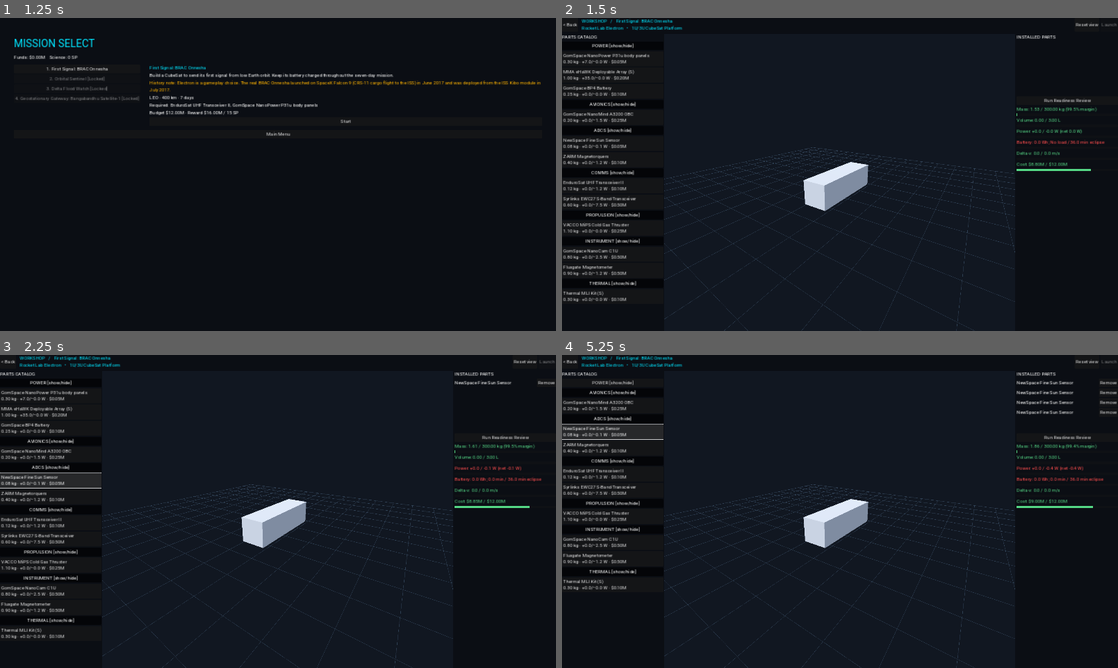
Above: before the commit, frames 1-4 (two rows, left to right).
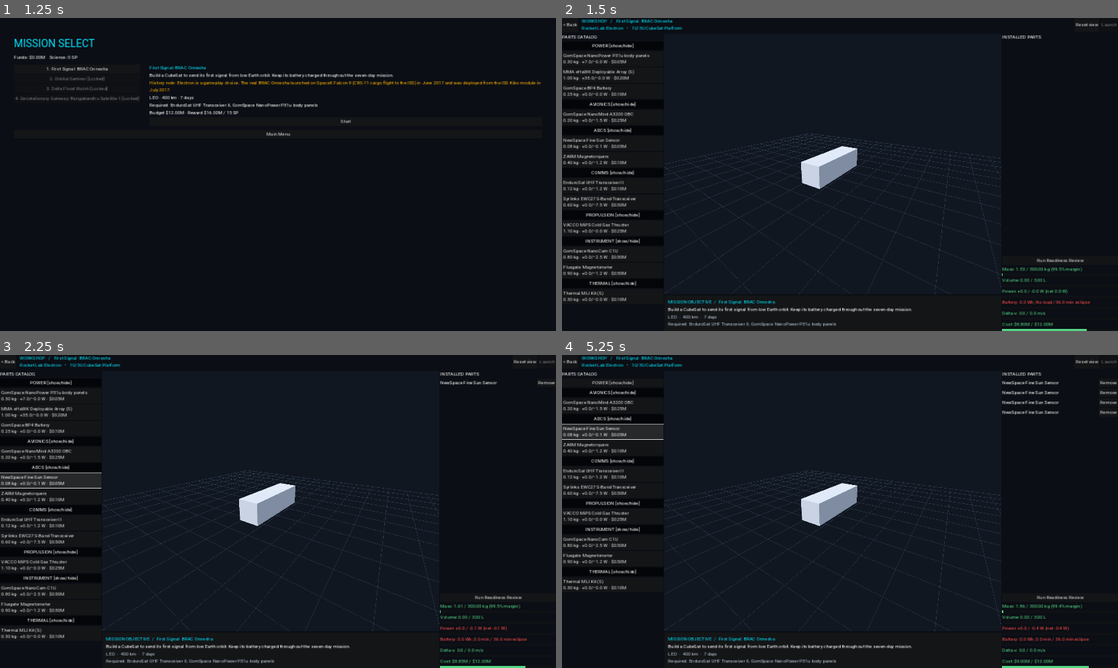
Above: after the commit, the same moments.

Repository: jahinhossain8573/spacebound
Game: Godot game, scene res://scenes/MainMenu.tscn
Two runs of this game, one before a commit and one after it. Both use one fixed random seed, a clock stepped at 60 frames per second and the inputs below.
Inputs:
- Up to frame 1 (1.25 s): click "New Campaign" at 0.5 s
- Up to frame 2 (1.5 s): click "Start" at 1.25 s
- Up to frame 3 (2.25 s): click "NewSpace Fine Sun Sensor 0.08…" at 2 s
- Up to frame 4 (5.25 s): click "NewSpace Fine Sun Sensor 0.08…" at 2.75 s; click "POWER [show/hide]" at 3.5 s; click "NewSpace Fine Sun Sensor 0.08…" at 4.25 s; click "NewSpace Fine Sun Sensor 0.08…" at 5 s

Frame 1 is identical in both runs. In frame 2, 5.8% of the frame differs, in the area x 18-98%, y 5-100%; in frame 3, 5.9%; in frame 4, 6.2%.

Commit message:
Improve workshop layout and mission objectives

Diff:
--- a/scripts/Workshop.gd
+++ b/scripts/Workshop.gd
@@ -89,30 +89,61 @@
 	_category_container = VBoxContainer.new()
 	_category_container.size_flags_horizontal = Control.SIZE_EXPAND_FILL
 	part_scroll.add_child(_category_container)
+	var center := VBoxContainer.new()
+	center.size_flags_horizontal = Control.SIZE_EXPAND_FILL
+	center.size_flags_vertical = Control.SIZE_EXPAND_FILL
+	columns.add_child(center)
 	_viewport_container = SubViewportContainer.new()
 	_viewport_container.stretch = true
 	_viewport_container.size_flags_horizontal = Control.SIZE_EXPAND_FILL
 	_viewport_container.size_flags_vertical = Control.SIZE_EXPAND_FILL
 	_viewport_container.focus_mode = Control.FOCUS_ALL
 	_viewport_container.gui_input.connect(_viewport_input)
-	columns.add_child(_viewport_container)
+	center.add_child(_viewport_container)
 	var viewport := SubViewport.new()
 	viewport.name = "SpacecraftViewport"
 	viewport.own_world_3d = true
 	viewport.render_target_update_mode = SubViewport.UPDATE_ALWAYS
 	_viewport_container.add_child(viewport)
+	var objective_panel := PanelContainer.new()
+	objective_panel.name = "MissionObjectivePanel"
+	center.add_child(objective_panel)
+	var objective_margin := MarginContainer.new()
+	for edge in ["margin_left", "margin_right", "margin_top", "margin_bottom"]:
+		objective_margin.add_theme_constant_override(edge, 12)
+	objective_panel.add_child(objective_margin)
+	var objective_content := VBoxContainer.new()
+	objective_margin.add_child(objective_content)
+	var objective_title := Label.new()
+	objective_title.text = "MISSION OBJECTIVE  /  " + str(mission.title)
+	objective_title.add_theme_color_override("font_color", Color("00e5ff"))
+	objective_content.add_child(objective_title)
+	var objective_brief := Label.new()
+	objective_brief.text = str(mission.get("briefing", ""))
+	objective_brief.autowrap_mode = TextServer.AUTOWRAP_WORD_SMART
+	objective_content.add_child(objective_brief)
+	var required_names: Array[String] = []
+	for part_id in mission.get("requiredPartIds", []):
+		required_names.append(str(GlobalData.get_part(part_id).get("name", part_id)))
+	var objective_details := Label.new()
+	objective_details.text = "%s  ·  %s km  ·  %s days\nRequired: %s" % [mission.get("targetOrbit", ""), mission.get("targetAltitudeKm", 0), mission.get("durationDays", 0), ", ".join(required_names)]
+	objective_details.autowrap_mode = TextServer.AUTOWRAP_WORD_SMART
+	objective_details.add_theme_color_override("font_color", Color("b7c6d7"))
+	objective_content.add_child(objective_details)
 	var right_scroll := ScrollContainer.new()
-	right_scroll.custom_minimum_size.x = 350
+	right_scroll.custom_minimum_size.x = 400
 	right_scroll.horizontal_scroll_mode = ScrollContainer.SCROLL_MODE_DISABLED
 	columns.add_child(right_scroll)
 	var right := VBoxContainer.new()
 	right.size_flags_horizontal = Control.SIZE_EXPAND_FILL
+	right.size_flags_vertical = Control.SIZE_EXPAND_FILL
 	right_scroll.add_child(right)
 	var installed_label := Label.new()
 	installed_label.text = "INSTALLED PARTS"
 	right.add_child(installed_label)
 	var installed_scroll := ScrollContainer.new()
-	installed_scroll.custom_minimum_size.y = 160
+	installed_scroll.custom_minimum_size.y = 240
+	installed_scroll.size_flags_vertical = Control.SIZE_EXPAND_FILL
 	installed_scroll.horizontal_scroll_mode = ScrollContainer.SCROLL_MODE_DISABLED
 	right.add_child(installed_scroll)
 	_installed_container = VBoxContainer.new()
